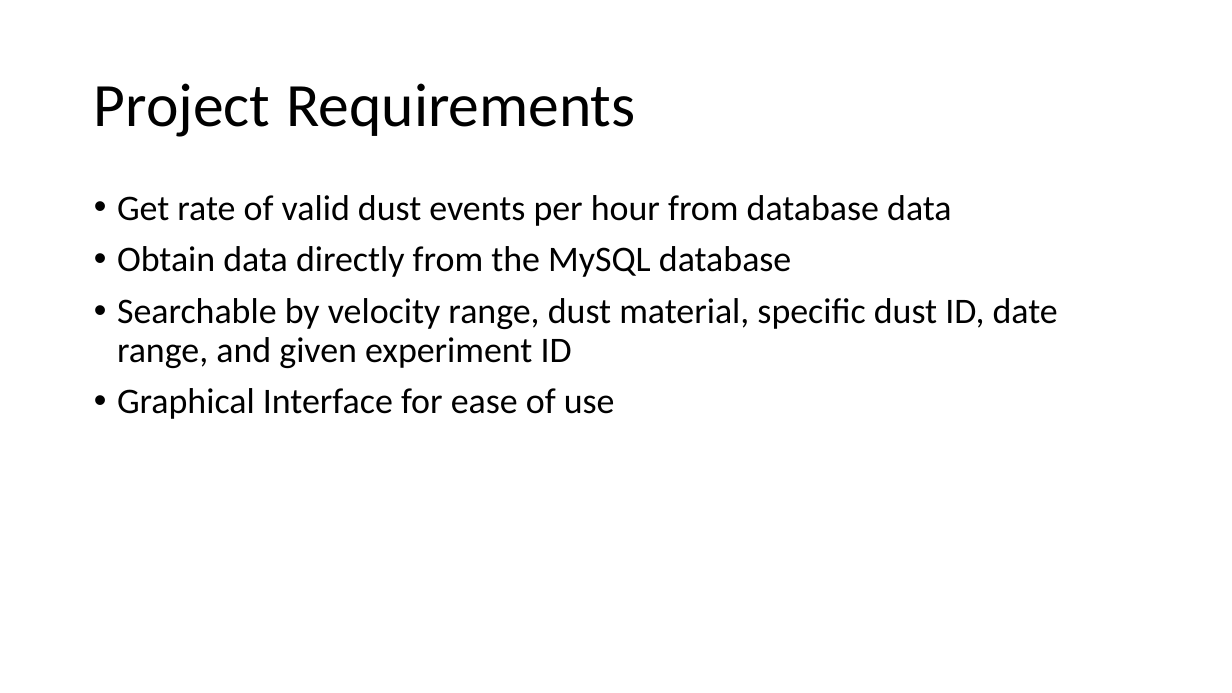
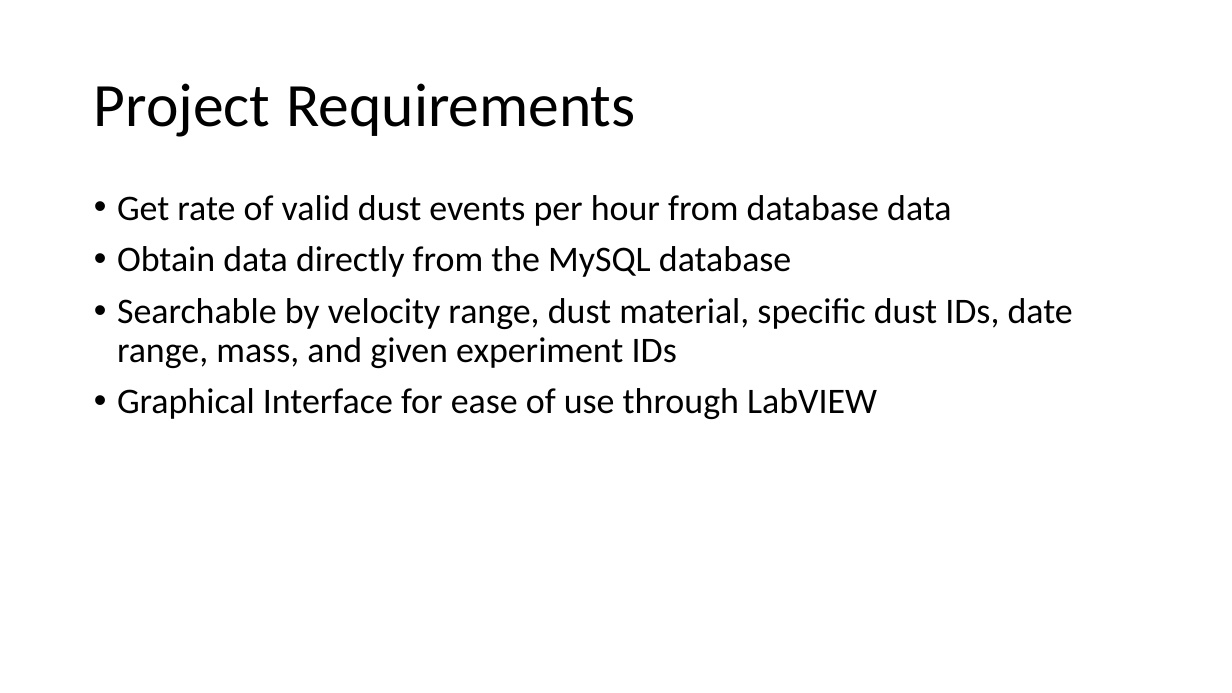
Before and after one commit to nathan-m-schneider-22/Dust-Accelerator-Database-Analysis, a slide deck: slide 2 of Dust_Data_Project.pptx. Drawn at 1232x693 pixels with LibreOffice and Linux fonts; fonts in the diff are those of the drawing. Boxes give left, top, right and bottom in pixels: in the first picture for what was removed or moved away, otherwise in the second. Text is boxed around its words. In the diff, an @@ line names an element or a change of style, - is before the commit and + after.

```diff
--- a/Dust_Data_Project.pptx
+++ b/Dust_Data_Project.pptx
@@ text at (x1=117, y1=298, x2=1073, y2=419): text changed @@
-• Searchable by velocity range, dust material, specific dust ID, date range, and given experiment ID
-• Graphical Interface for ease of use
+• Searchable by velocity range, dust material, specific dust IDs, date range, mass, and given experiment IDs
+• Graphical Interface for ease of use through LabVIEW
```
Also in this commit, not shown: 6 other slides changed, 9 slides added, 11 slides removed, 14 other files.
